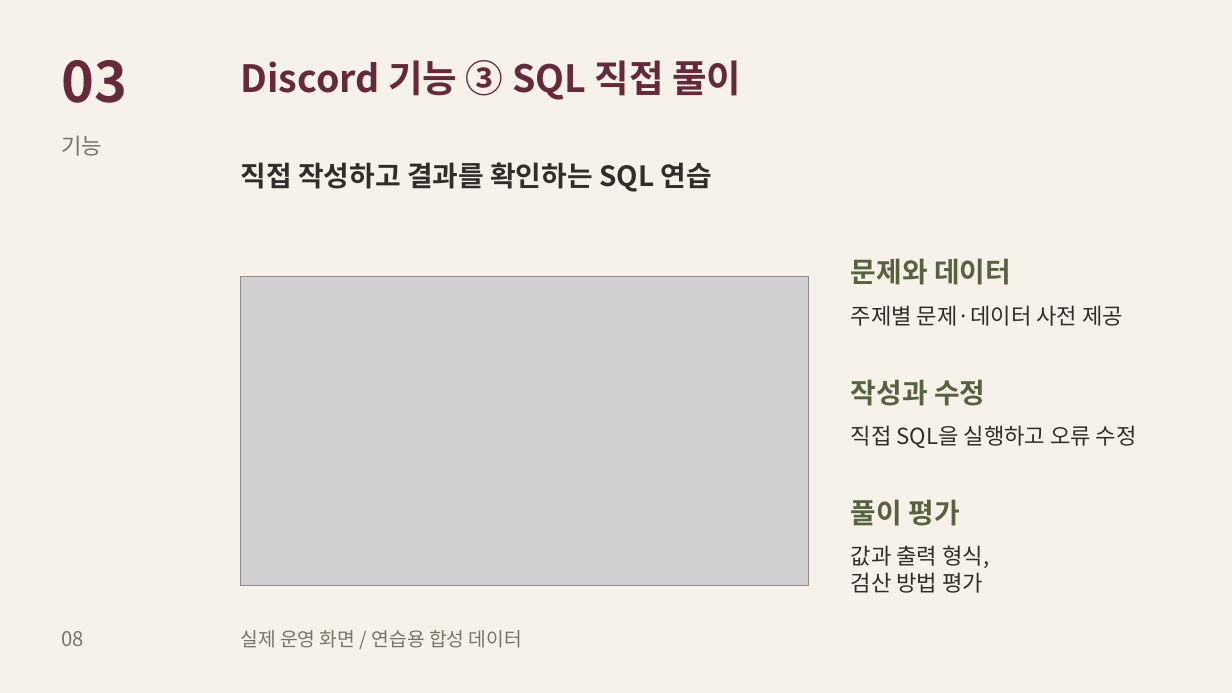
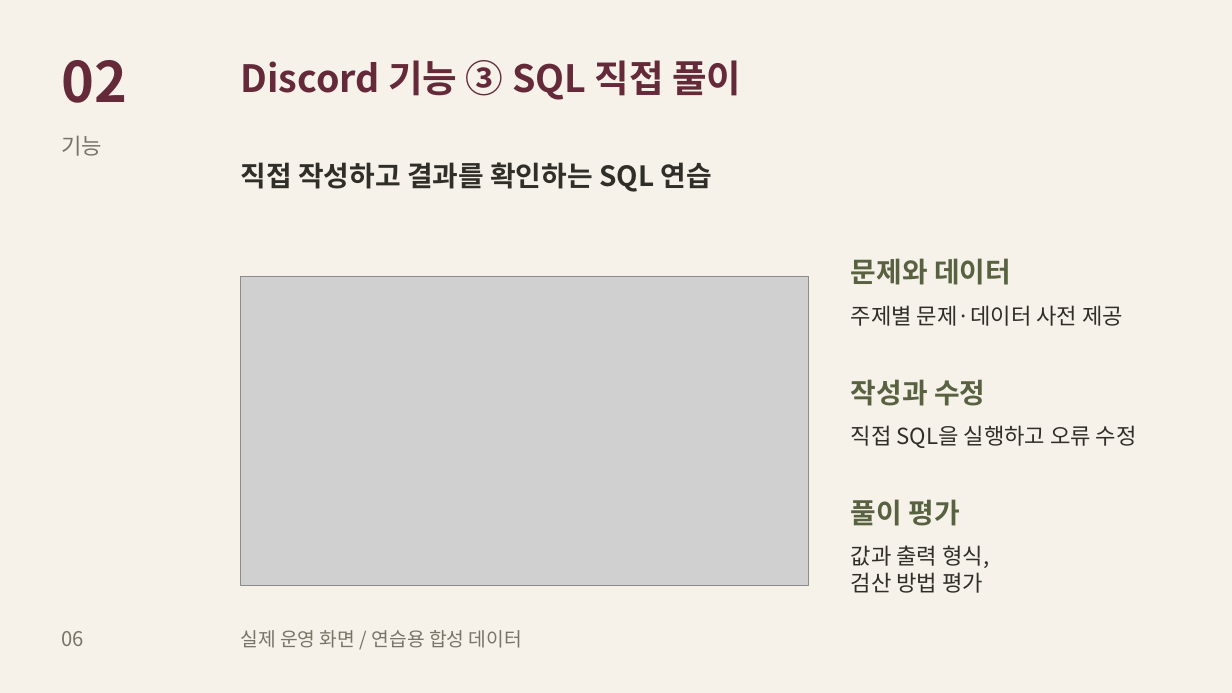
Before and after one commit to skh001218/DA-Agent, a slide deck: slide 6 of DA-Agent Project.pptx (slide 8 before the commit). Drawn at 1232x693 pixels with LibreOffice and Linux fonts; fonts in the diff are those of the drawing; grey boxes stand for pictures. Boxes give left, top, right and bottom in pixels: in the first picture for what was removed or moved away, otherwise in the second. Text is boxed around its words. In the diff, an @@ line names an element or a change of style, - is before the commit and + after.

```diff
--- a/DA-Agent Project.pptx
+++ b/DA-Agent Project.pptx
@@ text at [62, 60, 128, 103]: text changed @@
-03
+02
@@ text at [62, 631, 84, 646]: text changed @@
-08
+06
```
Also in this commit, not shown: 8 other slides changed, 3 slides removed, 1 other file.
